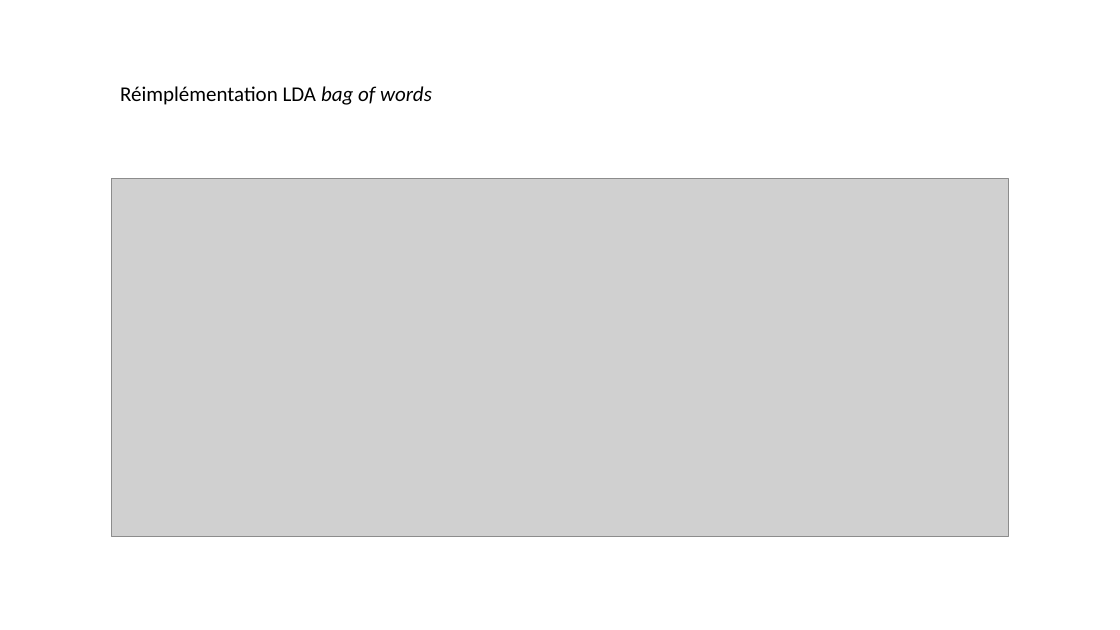
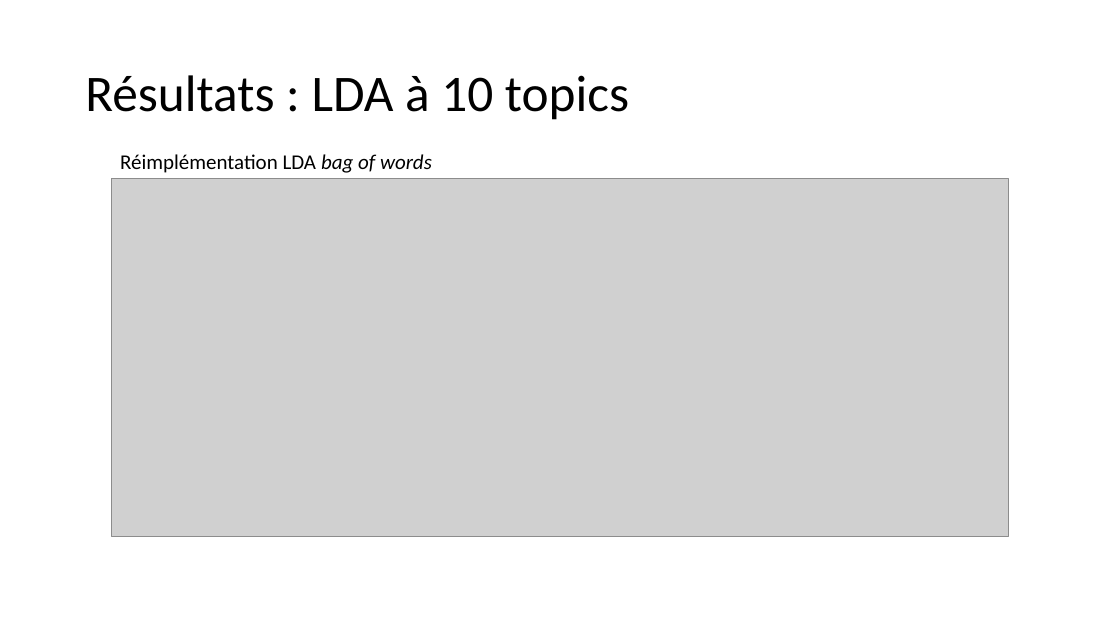
Before and after one commit to erialc-cal/NLP-FOMC, a slide deck: slide 11 of Pour_reu/reu1.pptx (slide 3 before the commit). Drawn at 1120x630 pixels with LibreOffice and Linux fonts; fonts in the diff are those of the drawing; grey boxes stand for pictures. Boxes give left, top, right and bottom in pixels: in the first picture for what was removed or moved away, otherwise in the second. Text is boxed around its words. In the diff, an @@ line names an element or a change of style, - is before the commit and + after.

```diff
--- a/Pour_reu/reu1.pptx
+++ b/Pour_reu/reu1.pptx
@@ title added at (85,75,629,120), 44 pt, text #000000 @@
+Résultats : LDA à 10 topics
@@ text "Réimplémentation LDA bag of words": place and size @@
-text "Réimplémentation LDA bag of words" at (120,86,432,105)
+text "Réimplémentation LDA bag of words" at (120,154,432,173)
```
Also in this commit, not shown: 5 other slides changed, 8 slides added, 3 slides removed, 46 other files.
